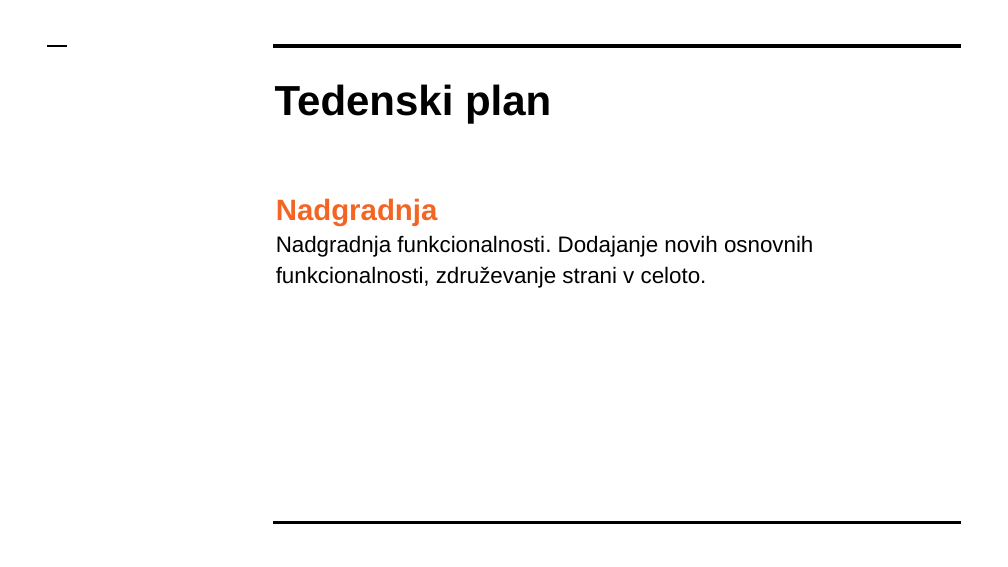
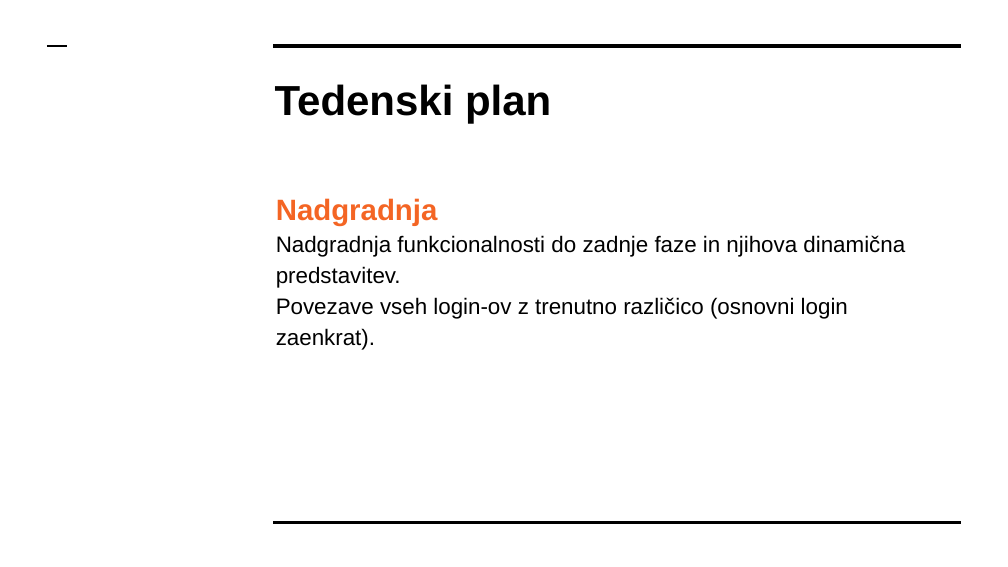
Before and after one commit to MatijaDolzan/Praktikum7, a slide deck: slide 8 of Predstavitve/Praktikum II - Skupina 7 - Teden 3.pptx (slide 7 before the commit). Drawn at 1008x567 pixels with LibreOffice and Linux fonts; fonts in the diff are those of the drawing. Boxes give left, top, right and bottom in pixels: in the first picture for what was removed or moved away, otherwise in the second. Text is boxed around its words. In the diff, an @@ line names an element or a change of style, - is before the commit and + after.

Commit message:
Predstavitev
Predstavitev za 3.teden

```diff
--- a/Predstavitve/Praktikum II - Skupina 7 - Teden 3.pptx
+++ b/Predstavitve/Praktikum II - Skupina 7 - Teden 3.pptx
@@ text at [276, 235, 905, 350]: text changed @@
-Nadgradnja funkcionalnosti. Dodajanje novih osnovnih funkcionalnosti, združevanje strani v celoto.
+Nadgradnja funkcionalnosti do zadnje faze in njihova dinamična predstavitev.
+Povezave vseh login-ov z trenutno različico (osnovni login zaenkrat).
```
Also in this commit, not shown: 4 other slides changed, 1 slide added.
